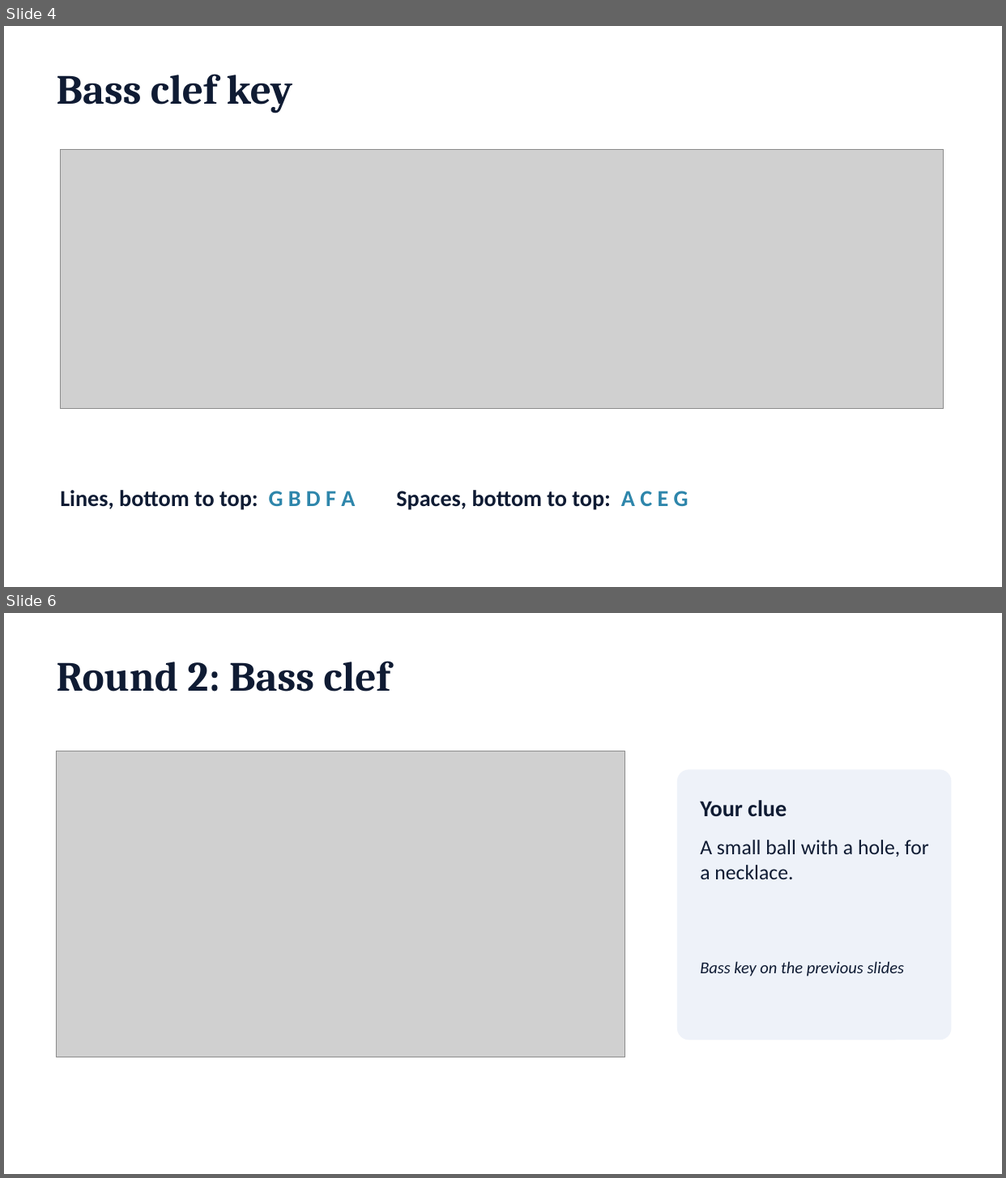
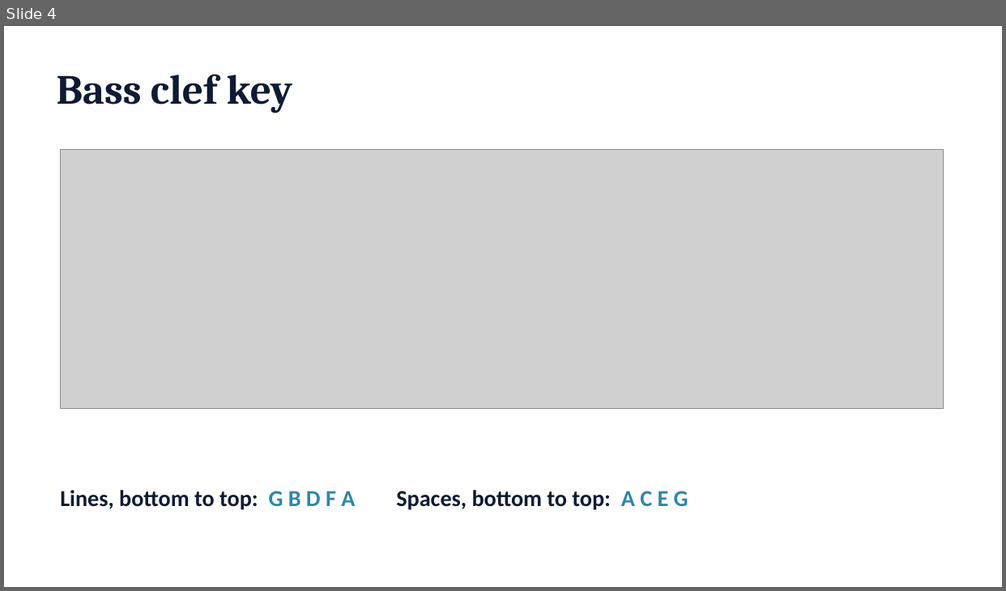
Before and after one commit to Khodell93/classroom-bridge, a slide deck: demo-materials/ClassroomBridge-CrackTheCode-Slides.pptx. Shown one above the other, each under a label of ours: slides 4 and 6 before the commit, slide 4 after it; the slides between them are not shown. The pictures are 1006x1178 and 1006x591 pixels, drawn with LibreOffice and Linux fonts; fonts in the diff are those of the drawing; grey boxes stand for pictures. Boxes give left, top, right and bottom in pixels: in the first picture for what was removed or moved away, otherwise in the second. Text is boxed around its words. In the diff, an @@ line names an element or a change of style, - is before the commit and + after.

```diff
--- a/demo-materials/ClassroomBridge-CrackTheCode-Slides.pptx
+++ b/demo-materials/ClassroomBridge-CrackTheCode-Slides.pptx
@@ slide 6 removed at [4,613,1002,1174], background #FFFFFF @@
@@ title removed at [57,661,390,692] @@
-Round 2: Bass clef
@@ picture removed at [57,752,625,1058] @@
@@ rounded rectangle removed at [678,770,951,1040] @@
@@ text removed at [700,800,786,817] @@
-Your clue
@@ text removed at [700,840,929,879] @@
-A small ball with a hole, for a necklace.
@@ text removed at [700,961,905,977] @@
-Bass key on the previous slides
```
Also in this commit, not shown: 19 slides added, 4 other slides removed, 4 other files.
